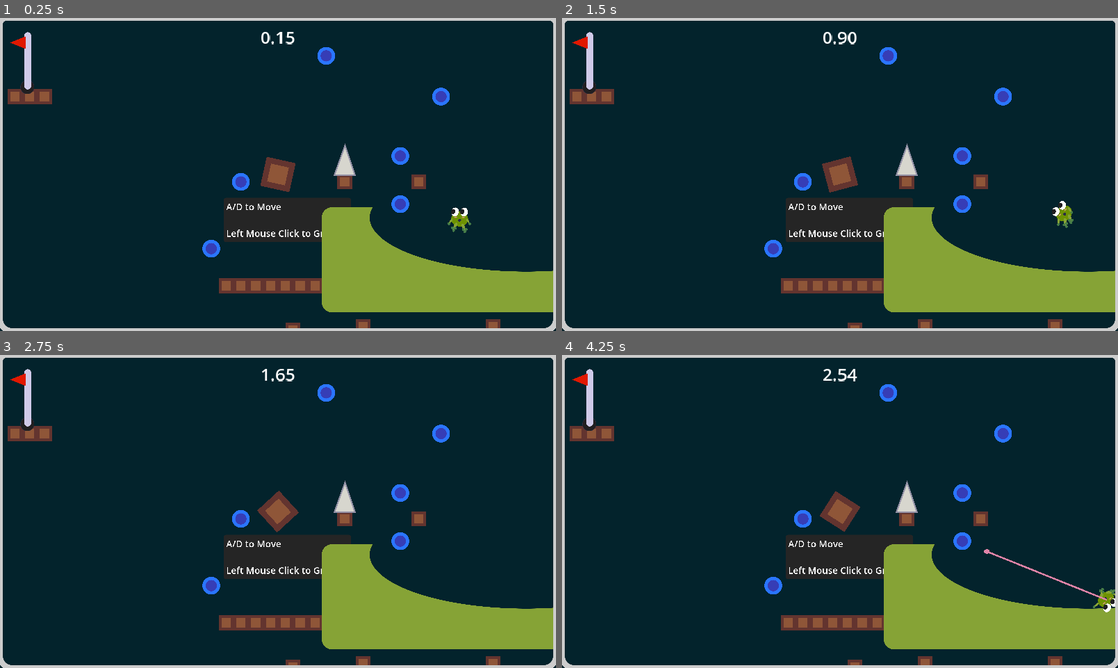
Above: before the commit, frames 1-4 (two rows, left to right).
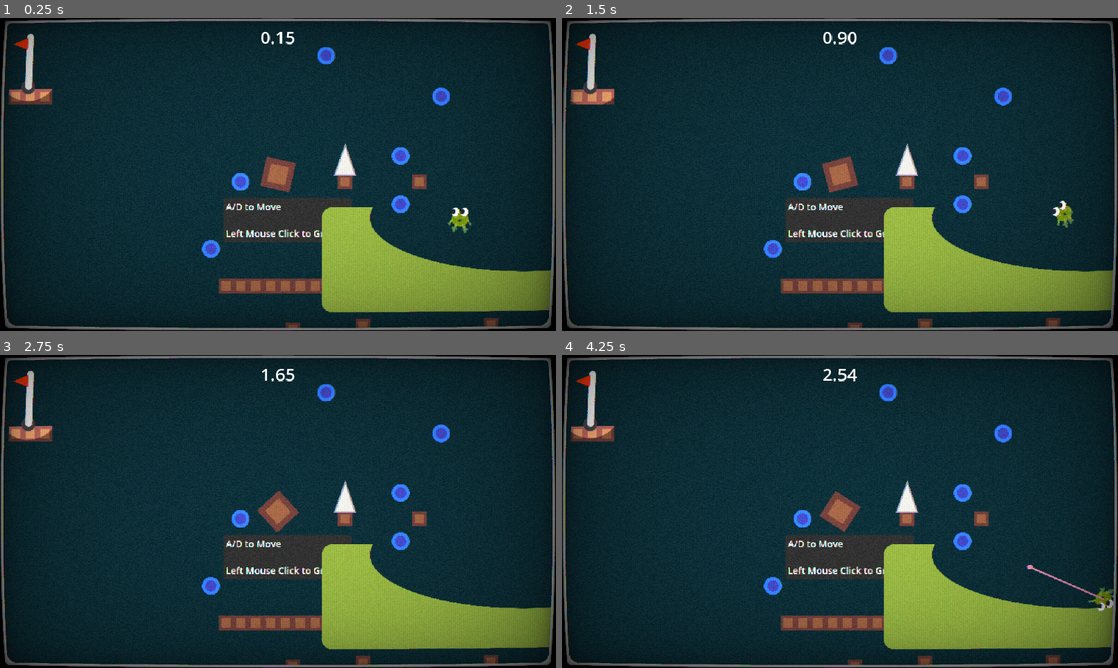
Above: after the commit, the same moments.

Repository: mathew-tran/twodimension
Game: Godot game, scene res://Scenes/Test.tscn
The game is run twice, just before and just after one commit, with the same random seed, the same clock (stepped at 60 frames per second) and the same inputs. Sound files missing from this copy of the repository are replaced by a short silence.
Inputs (mouse positions are in pixels of both pictures, inside the frame that each line leads up to):
- Up to frame 1 (0.25 s): no input
- Up to frame 2 (1.5 s): tap Enter at 0.5, 1.25 s; move the mouse to (962, 158) at 0.52 s; press the mouse at (962, 158) at 0.53 s; hold D (MoveRight) 0.53-1.28 s; move the mouse to (728, 190) at 1.27 s; release the mouse at (728, 190) at 1.28 s; hold S (Down) from 1.28 s (still down); tap Space (Detach) at 1.35 s
- Up to frame 3 (2.75 s): tap Enter at 2 s; move the mouse to (333, 442) at 2.02 s; release S (Down) at 2.03 s; press the mouse at (333, 442) at 2.03 s; hold D (MoveRight) from 2.03 s (still down)
- Up to frame 4 (4.25 s): tap Enter at 2.75, 3.5 s; move the mouse to (812, 574) at 2.77 s; release D (MoveRight) at 2.78 s; release the mouse at (812, 574) at 2.78 s; hold W (Up) 2.78-3.53 s; tap Space (Detach) at 2.85 s; move the mouse to (1006, 558) at 3.52 s; press the mouse at (1006, 558) at 3.53 s; hold A (MoveLeft) from 3.53 s (still down); tap R (Restart) at 4.15 s

The runs differ from the first frame. In frame 1, 11% of the frame differs, in the area x 0-100%, y 0-100%; in frame 2, 11%; in frame 3, 11%; in frame 4, 12%.

Commit message:
use shader from c64cosmin

Diff:
--- a/Art/Example.svg
+++ b/Art/Example.svg
@@ -23,9 +23,9 @@
      inkscape:pagecheckerboard="0"
      inkscape:deskcolor="#d1d1d1"
      inkscape:document-units="mm"
-     inkscape:zoom="0.71713665"
-     inkscape:cx="405.7804"
-     inkscape:cy="364.64459"
+     inkscape:zoom="4.0567375"
+     inkscape:cx="88.987764"
+     inkscape:cy="520.98515"
      inkscape:window-width="1920"
      inkscape:window-height="1001"
      inkscape:window-x="-7"
@@ -551,5 +551,25 @@
        inkscape:export-filename="Environment\TestRamp.png"
        inkscape:export-xdpi="512"
        inkscape:export-ydpi="512" />
+    <path
+       id="rect13"
+       style="fill:#9593a7;stroke-width:0.301205;stroke-linecap:round"
+       d="m 98.408058,144.25714 4.639592,13.8354 h -9.612552 z"
+       sodipodi:nodetypes="cccc"
+       inkscape:export-filename="Environment\Spike.png"
+       inkscape:export-xdpi="512"
+       inkscape:export-ydpi="512" />
+    <path
+       id="path13"
+       style="fill:#d7d6ce;stroke-width:0.249843;stroke-linecap:round"
+       d="m 98.393528,146.06297 3.848442,11.47619 h -7.973422 z"
+       sodipodi:nodetypes="cccc" />
+    <ellipse
+       style="fill:#ffffff;fill-opacity:1;stroke:none;stroke-width:1;stroke-linecap:round;stroke-dasharray:none"
+       id="path14"
+       cx="23.349018"
+       cy="144.26823"
+       rx="12.913702"
+       ry="14.087674" />
   </g>
 </svg>
--- /dev/null
+++ b/Prefab/Camera.gdshader
@@ -0,0 +1,183 @@
+/*
+Shader from Godot Shaders - the free shader library.
+
+This shader is under CC0 license. Feel free to use, improve and
+change this shader according to your needs and consider sharing
+the modified result to godotshaders.com.
+
+Optimised and packed by @c64cosmin
+If you do use this please share it with me
+Would love to see what you're making with it <3
+
+It's a combination of these two shaders
+~godotshaders.com/shader/VHS-and-CRT-monitor-effect
+godotshaders.com/shader/crt-shader-with-realistic-blurring/
+
+CRT grille and rolling lines made by @c64cosmin
+Vignette and warping effect was made by pend00
+Scanlines are from "TimothyLottes" FROM SHADERTOY
+Then ported by AHOPNESS (@ahopness)
+https://www.shadertoy.com/view/MsjXzh
+*/
+
+shader_type canvas_item;
+
+uniform sampler2D SCREEN_TEXTURE: hint_screen_texture;
+
+uniform vec2 resolution = vec2(320.0, 180.0);
+
+uniform float scan_line_amount :hint_range(0.0, 1.0) = 1.0;
+uniform float warp_amount :hint_range(0.0, 5.0) = 0.1;
+uniform float noise_amount :hint_range(0.0, 0.3) = 0.03;
+uniform float interference_amount :hint_range(0.0, 1.0) = 0.2;
+uniform float grille_amount :hint_range(0.0, 1.0) = 0.1;
+uniform float grille_size :hint_range(1.0, 5.0) = 1.0;
+uniform float vignette_amount :hint_range(0.0, 2.0) = 0.6;
+uniform float vignette_intensity : hint_range(0.0, 1.0) = 0.4;
+uniform float aberation_amount :hint_range(0.0, 1.0) = 0.5;
+uniform float roll_line_amount :hint_range(0.0, 1.0) = 0.3;
+uniform float roll_speed :hint_range(-8.0, 8.0) = 1.0;
+uniform float scan_line_strength :hint_range(-12.0, -1.0) = -8.0;
+uniform float pixel_strength :hint_range(-4.0, 0.0) = -2.0;
+
+float random(vec2 uv){
+    return fract(cos(uv.x * 83.4827 + uv.y * 92.2842) * 43758.5453123);
+}
+
+vec3 fetch_pixel(vec2 uv, vec2 off){
+	vec2 pos = floor(uv * resolution + off) / resolution + vec2(0.5) / resolution;
+
+	float noise = 0.0;
+	if(noise_amount > 0.0){
+		noise = random(pos + fract(TIME)) * noise_amount;
+	}
+
+	if(max(abs(pos.x - 0.5), abs(pos.y - 0.5)) > 0.5){
+		return vec3(0.0, 0.0, 0.0);
+	}
+
+	vec3 clr = texture(SCREEN_TEXTURE , pos, -16.0).rgb + noise;
+	return clr;
+}
+
+// Distance in emulated pixels to nearest texel.
+vec2 Dist(vec2 pos){
+	pos = pos * resolution;
+	return - ((pos - floor(pos)) - vec2(0.5));
+}
+
+// 1D Gaussian.
+float Gaus(float pos, float scale){ return exp2(scale * pos * pos); }
+
+// 3-tap Gaussian filter along horz line.
+vec3 Horz3(vec2 pos, float off){
+	vec3 b = fetch_pixel(pos, vec2(-1.0, off));
+	vec3 c = fetch_pixel(pos, vec2( 0.0, off));
+	vec3 d = fetch_pixel(pos, vec2( 1.0, off));
+	float dst = Dist(pos).x;
+
+	// Convert distance to weight.
+	float scale = pixel_strength;
+	float wb = Gaus(dst - 1.0, scale);
+	float wc = Gaus(dst + 0.0, scale);
+	float wd = Gaus(dst + 1.0, scale);
+
+	// Return filtered sample.
+	return (b * wb + c * wc + d * wd) / (wb + wc + wd);
+}
+
+// Return scanline weight.
+float Scan(vec2 pos, float off){
+	float dst = Dist(pos).y;
+
+	return Gaus(dst + off, scan_line_strength);
+}
+
+// Allow nearest three lines to effect pixel.
+vec3 Tri(vec2 pos){
+	vec3 clr = fetch_pixel(pos, vec2(0.0));
+	if(scan_line_amount > 0.0){
+		vec3 a = Horz3(pos,-1.0);
+		vec3 b = Horz3(pos, 0.0);
+		vec3 c = Horz3(pos, 1.0);
+
+		float wa = Scan(pos,-1.0);
+		float wb = Scan(pos, 0.0);
+		float wc = Scan(pos, 1.0);
+
+		vec3 scanlines = a * wa + b * wb + c * wc;
+		clr = mix(clr, scanlines, scan_line_amount);
+	}
+	return clr;
+}
+
+// Takes in the UV and warps the edges, creating the spherized effect
+vec2 warp(vec2 uv){
+	vec2 delta = uv - 0.5;
+	float delta2 = dot(delta.xy, delta.xy);
+	float delta4 = delta2 * delta2;
+	float delta_offset = delta4 * warp_amount;
+
+	vec2 warped = uv + delta * delta_offset;
+	return (warped - 0.5) / mix(1.0,1.2,warp_amount/5.0) + 0.5;
+}
+
+float vignette(vec2 uv){
+	uv *= 1.0 - uv.xy;
+	float vignette = uv.x * uv.y * 15.0;
+	return pow(vignette, vignette_intensity * vignette_amount);
+}
+
+float floating_mod(float a, float b){
+	return a - b * floor(a/b);
+}
+
+vec3 grille(vec2 uv){
+	float unit = PI / 3.0;
+	float scale = 2.0*unit/grille_size;
+	float r = smoothstep(0.5, 0.8, cos(uv.x*scale - unit));
+	float g = smoothstep(0.5, 0.8, cos(uv.x*scale + unit));
+	float b = smoothstep(0.5, 0.8, cos(uv.x*scale + 3.0*unit));
+	return mix(vec3(1.0), vec3(r,g,b), grille_amount);
+}
+
+float roll_line(vec2 uv){
+	float x = uv.y * 3.0 - TIME * roll_speed;
+	float f = cos(x) * cos(x * 2.35 + 1.1) * cos(x * 4.45 + 2.3);
+	float roll_line = smoothstep(0.5, 0.9, f);
+	return roll_line * roll_line_amount;
+}
+
+void fragment(){
+	vec2 pix = FRAGCOORD.xy;
+	vec2 pos = warp(SCREEN_UV);
+
+	float line = 0.0;
+	if(roll_line_amount > 0.0){
+		line = roll_line(pos);
+	}
+
+	vec2 sq_pix = floor(pos * resolution) / resolution + vec2(0.5) / resolution;
+	if(interference_amount + roll_line_amount > 0.0){
+		float interference = random(sq_pix.yy + fract(TIME));
+		pos.x += (interference * (interference_amount + line * 6.0)) / resolution.x;
+	}
+
+	vec3 clr = Tri(pos);
+	if(aberation_amount > 0.0){
+		float chromatic = aberation_amount + line * 2.0;
+		vec2 chromatic_x = vec2(chromatic,0.0) / resolution.x;
+		vec2 chromatic_y = vec2(0.0, chromatic/2.0) / resolution.y;
+		float r = Tri(pos - chromatic_x).r;
+		float g = Tri(pos + chromatic_y).g;
+		float b = Tri(pos + chromatic_x).b;
+		clr = vec3(r,g,b);
+	}
+
+	if(grille_amount > 0.0)clr *= grille(pix);
+	clr *= 1.0 + scan_line_amount * 0.6 + line * 3.0 + grille_amount * 2.0;
+	if(vignette_amount > 0.0)clr *= vignette(pos);
+
+	COLOR.rgb = clr;
+	COLOR.a = 1.0;
+}
--- /dev/null
+++ b/Prefab/Camera.tscn
@@ -0,0 +1,4 @@
+[gd_scene format=3 uid="uid://bnirt3n4w78el"]
+
+[node name="Camera2D" type="Camera2D"]
+zoom = Vector2(0.4, 0.4)
--- a/Prefab/GameManager.tscn
+++ b/Prefab/GameManager.tscn
@@ -1,9 +1,10 @@
-[gd_scene load_steps=7 format=3 uid="uid://cmg045qldjb6b"]
+[gd_scene load_steps=10 format=3 uid="uid://cmg045qldjb6b"]
 
 [ext_resource type="Script" path="res://Script/Game.gd" id="1_8j5w0"]
 [ext_resource type="PackedScene" uid="uid://b0pjv7x6stdn1" path="res://Prefab/UI/GameTime.tscn" id="2_3nmq8"]
 [ext_resource type="PackedScene" uid="uid://dgj34h1nuu70p" path="res://Prefab/UI/RestartControl.tscn" id="3_026wr"]
 [ext_resource type="AudioStream" uid="uid://e7yqjj2delfq" path="res://Audio/Music/Next to You.mp3" id="4_vywnm"]
+[ext_resource type="Shader" path="res://Prefab/Camera.gdshader" id="5_kbxmf"]
 
 [sub_resource type="StyleBoxFlat" id="StyleBoxFlat_bn8yv"]
 draw_center = false
@@ -23,6 +24,26 @@
 [sub_resource type="Theme" id="Theme_3eorq"]
 Panel/styles/panel = SubResource("StyleBoxFlat_bn8yv")
 
+[sub_resource type="ShaderMaterial" id="ShaderMaterial_qevta"]
+shader = ExtResource("5_kbxmf")
+shader_parameter/resolution = Vector2(600, 600)
+shader_parameter/scan_line_amount = 0.0
+shader_parameter/warp_amount = 0.1
+shader_parameter/noise_amount = 0.071
+shader_parameter/interference_amount = 0.2
+shader_parameter/grille_amount = 0.1
+shader_parameter/grille_size = 1.0
+shader_parameter/vignette_amount = 0.178
+shader_parameter/vignette_intensity = 1.0
+shader_parameter/aberation_amount = 0.2
+shader_parameter/roll_line_amount = 0.0
+shader_parameter/roll_speed = 1.0
+shader_parameter/scan_line_strength = -12.0
+shader_parameter/pixel_strength = -4.0
+
+[sub_resource type="StyleBoxFlat" id="StyleBoxFlat_86twc"]
+bg_color = Color(4.81308e-06, 0.662611, 0.831442, 1)
+
 [node name="GameManager" type="Node" groups=["Game"]]
 script = ExtResource("1_8j5w0")
 
@@ -40,19 +61,29 @@
 grow_vertical = 2
 theme = SubResource("Theme_3eorq")
 
-[node name="GameTime" parent="CanvasLayer/Panel" instance=ExtResource("2_3nmq8")]
+[node name="Panel" type="Panel" parent="CanvasLayer/Panel"]
+material = SubResource("ShaderMaterial_qevta")
+layout_mode = 1
+anchors_preset = 15
+anchor_right = 1.0
+anchor_bottom = 1.0
+grow_horizontal = 2
+grow_vertical = 2
+theme_override_styles/panel = SubResource("StyleBoxFlat_86twc")
+
+[node name="GameTime" parent="CanvasLayer/Panel/Panel" instance=ExtResource("2_3nmq8")]
 layout_mode = 1
 offset_left = -150.0
 offset_top = 18.0
 offset_right = 150.0
 offset_bottom = 118.0
 
-[node name="GameControls" type="VBoxContainer" parent="CanvasLayer/Panel"]
+[node name="GameControls" type="VBoxContainer" parent="CanvasLayer/Panel/Panel"]
 layout_mode = 0
-offset_right = 128.0
-offset_bottom = 64.0
+offset_right = 200.0
+offset_bottom = 100.0
 
-[node name="Restart" parent="CanvasLayer/Panel/GameControls" instance=ExtResource("3_026wr")]
+[node name="Restart" parent="CanvasLayer/Panel/Panel/GameControls" instance=ExtResource("3_026wr")]
 layout_mode = 2
 
 [node name="AudioStreamPlayer2D" type="AudioStreamPlayer" parent="."]
--- a/Prefab/GoalPost.tscn
+++ b/Prefab/GoalPost.tscn
@@ -1,7 +1,8 @@
-[gd_scene load_steps=5 format=3 uid="uid://c1jfdqvyseess"]
+[gd_scene load_steps=9 format=3 uid="uid://c1jfdqvyseess"]
 
 [ext_resource type="Script" path="res://Script/GoalPost.gd" id="1_mis0b"]
 [ext_resource type="Texture2D" uid="uid://cqvbekm6k20g5" path="res://Art/Environment/GoalPost.png" id="1_v5qyo"]
+[ext_resource type="Texture2D" uid="uid://cfinwa1qqk5ga" path="res://Art/Environment/FlagLight.png" id="3_w2g7y"]
 
 [sub_resource type="CapsuleShape2D" id="CapsuleShape2D_i8rbt"]
 radius = 83.0
@@ -10,6 +11,43 @@
 [sub_resource type="CapsuleShape2D" id="CapsuleShape2D_b1qap"]
 radius = 26.0
 height = 420.0
+
+[sub_resource type="Animation" id="Animation_k0tex"]
+resource_name = "pulse"
+loop_mode = 1
+tracks/0/type = "value"
+tracks/0/imported = false
+tracks/0/enabled = true
+tracks/0/path = NodePath("PointLight2D:texture_scale")
+tracks/0/interp = 2
+tracks/0/loop_wrap = true
+tracks/0/keys = {
+"times": PackedFloat32Array(0, 0.533333, 1),
+"transitions": PackedFloat32Array(1, 1, 1),
+"update": 0,
+"values": [1.0, 1.3, 1.0]
+}
+
+[sub_resource type="Animation" id="Animation_2ja8u"]
+length = 0.001
+tracks/0/type = "value"
+tracks/0/imported = false
+tracks/0/enabled = true
+tracks/0/path = NodePath("PointLight2D:texture_scale")
+tracks/0/interp = 1
+tracks/0/loop_wrap = true
+tracks/0/keys = {
+"times": PackedFloat32Array(0),
+"transitions": PackedFloat32Array(1),
+"update": 0,
+"values": [1.0]
+}
+
+[sub_resource type="AnimationLibrary" id="AnimationLibrary_3ybpr"]
+_data = {
+"RESET": SubResource("Animation_2ja8u"),
+"pulse": SubResource("Animation_k0tex")
+}
 
 [node name="GoalPost" type="StaticBody2D"]
 position = Vector2(1056, 1344)
@@ -33,4 +71,13 @@
 position = Vector2(50, -60)
 shape = SubResource("CapsuleShape2D_b1qap")
 
+[node name="PointLight2D" type="PointLight2D" parent="."]
+position = Vector2(45, 6)
+texture = ExtResource("3_w2g7y")
+
+[node name="AnimationPlayer" type="AnimationPlayer" parent="."]
+libraries = {
+"": SubResource("AnimationLibrary_3ybpr")
+}
+
 [connection signal="area_entered" from="Area2D" to="." method="_on_area_2d_area_entered"]
--- a/Prefab/Peg.tscn
+++ b/Prefab/Peg.tscn
@@ -36,7 +36,7 @@
 shape = SubResource("CircleShape2D_58lcd")
 
 [node name="Timer" type="Timer" parent="."]
-wait_time = 3.0
+wait_time = 0.3
 one_shot = true
 
 [node name="CPUParticles2D" type="CPUParticles2D" parent="."]
--- a/Scenes/Test.tscn
+++ b/Scenes/Test.tscn
@@ -10,6 +10,7 @@
 [ext_resource type="PackedScene" uid="uid://bnwathjm0sh0k" path="res://Prefab/Environment/RotatingBlock.tscn" id="8_e2okk"]
 [ext_resource type="PackedScene" uid="uid://cvoqhjs4512cn" path="res://Prefab/Environment/TestRamp.tscn" id="9_521vo"]
 [ext_resource type="PackedScene" uid="uid://hqqjbalynfyc" path="res://Prefab/Environment/Spike.tscn" id="10_cewj3"]
+[ext_resource type="PackedScene" uid="uid://bnirt3n4w78el" path="res://Prefab/Camera.tscn" id="10_f0fae"]
 
 [node name="Level" type="Node2D"]
 script = ExtResource("1_prlum")
@@ -219,8 +220,7 @@
 [node name="TestRamp" parent="." instance=ExtResource("9_521vo")]
 position = Vector2(2144, 736)
 
-[node name="Camera2D" type="Camera2D" parent="."]
-zoom = Vector2(0.4, 0.4)
+[node name="Camera2D" parent="." instance=ExtResource("10_f0fae")]
 
 [node name="Spike" parent="." instance=ExtResource("10_cewj3")]
 position = Vector2(576, -128)
--- a/Script/GoalPost.gd
+++ b/Script/GoalPost.gd
@@ -1,6 +1,8 @@
 extends StaticBody2D
 
 
+func _ready():
+	$AnimationPlayer.play("pulse")
 
 func _on_area_2d_area_entered(area):
 	Helper.GetGame().WinGame()
--- a/Script/Player.gd
+++ b/Script/Player.gd
@@ -4,7 +4,7 @@
 var Eyes = []
 
 var MoveSpeed = 800
-var MaxLength = 1200
+var MaxLength = 800
 @onready var TongueEndClass = preload("res://Prefab/TongueEnd.tscn")
 var TongueEndRef = null
 
Binary file added: Art/Environment/FlagLight.png
Not shown, added: Art/Environment/FlagLight.png.import
Not shown: 1 places in Scenes/Test.tscn that only renumber resources
